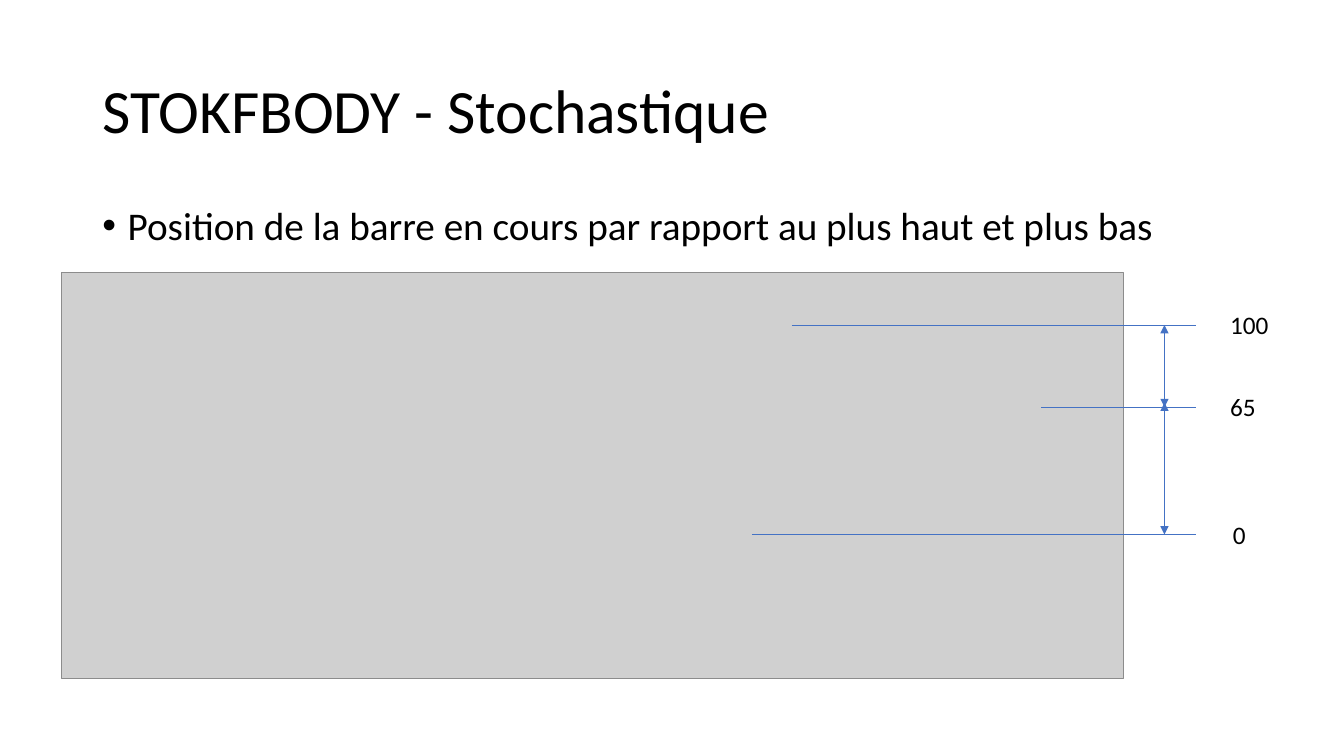
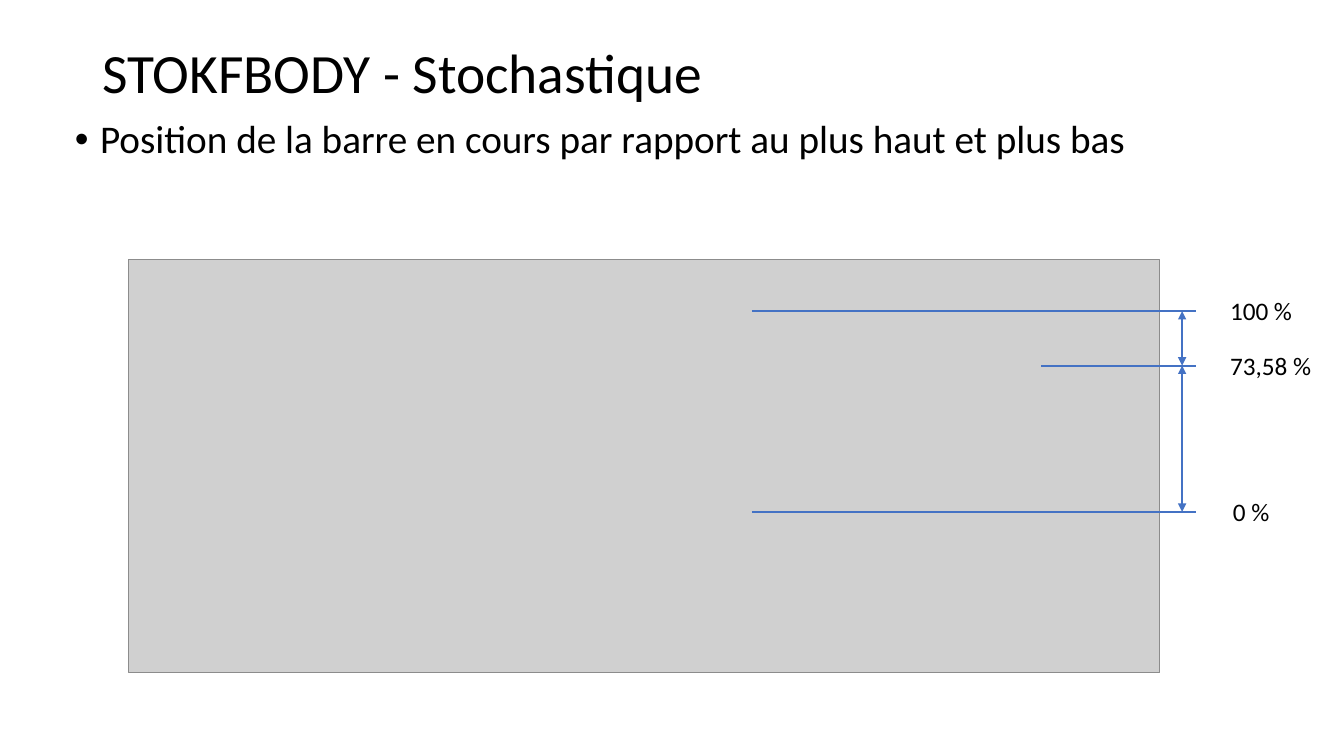
Before and after one commit to dadelcarbo/UltimateChartistRoot, a slide deck: slide 22 of Formation/Formation Bourse_Benoit.pptx. Drawn at 1344x756 pixels with LibreOffice and Linux fonts; fonts in the diff are those of the drawing; grey boxes stand for pictures. Boxes give left, top, right and bottom in pixels: in the first picture for what was removed or moved away, otherwise in the second. Text is boxed around its words. In the diff, an @@ line names an element or a change of style, - is before the commit and + after.

```diff
--- a/Formation/Formation Bourse_Benoit.pptx
+++ b/Formation/Formation Bourse_Benoit.pptx
@@ title "STOKFBODY - Stochastique" at <box>102,54,703,102</box>: size 44 to 39.6 pt; vertical alignment middle to top @@
@@ text "Position de la barre en ...": place and size @@
-text "Position de la barre en ..." at <box>128,212,1153,247</box>
+text "Position de la barre en ..." at <box>100,125,1125,160</box>
@@ picture: place and size @@
-picture at <box>62,273,1123,679</box>
+picture at <box>129,259,1160,673</box>
@@ line moved from (792, 325) - (1197, 325) to (752, 312) - (1197, 312) @@
@@ line (752, 312) - (1197, 312): stroke #4472C4 0.5 pt to #4472C4 1.5 pt @@
@@ double arrow moved from (1165, 325) - (1165, 407) to (1183, 312) - (1183, 366) @@
@@ double arrow (1183, 312) - (1183, 366): stroke #4472C4 0.5 pt to #4472C4 1.5 pt @@
@@ text at <box>1230,303,1268,320</box>: text changed @@
-100
+100 %
@@ text at <box>1230,357,1287,378</box>: text changed @@
-65
+73,58 %
@@ line moved from (1042, 407) - (1197, 407) to (1042, 366) - (1197, 366) @@
@@ line (1042, 366) - (1197, 366): stroke #4472C4 0.5 pt to #4472C4 1.5 pt @@
@@ double arrow moved from (1165, 402) - (1165, 534) to (1183, 366) - (1183, 512) @@
@@ double arrow (1183, 366) - (1183, 512): stroke #4472C4 0.5 pt to #4472C4 1.5 pt @@
@@ text at <box>1233,504,1246,521</box>: text changed @@
-0
+0 %
@@ line moved from (752, 534) - (1197, 534) to (752, 512) - (1197, 512) @@
@@ line (752, 512) - (1197, 512): stroke #4472C4 0.5 pt to #4472C4 1.5 pt @@
```
Also in this commit, not shown: 5 other slides changed, 15 other files.
